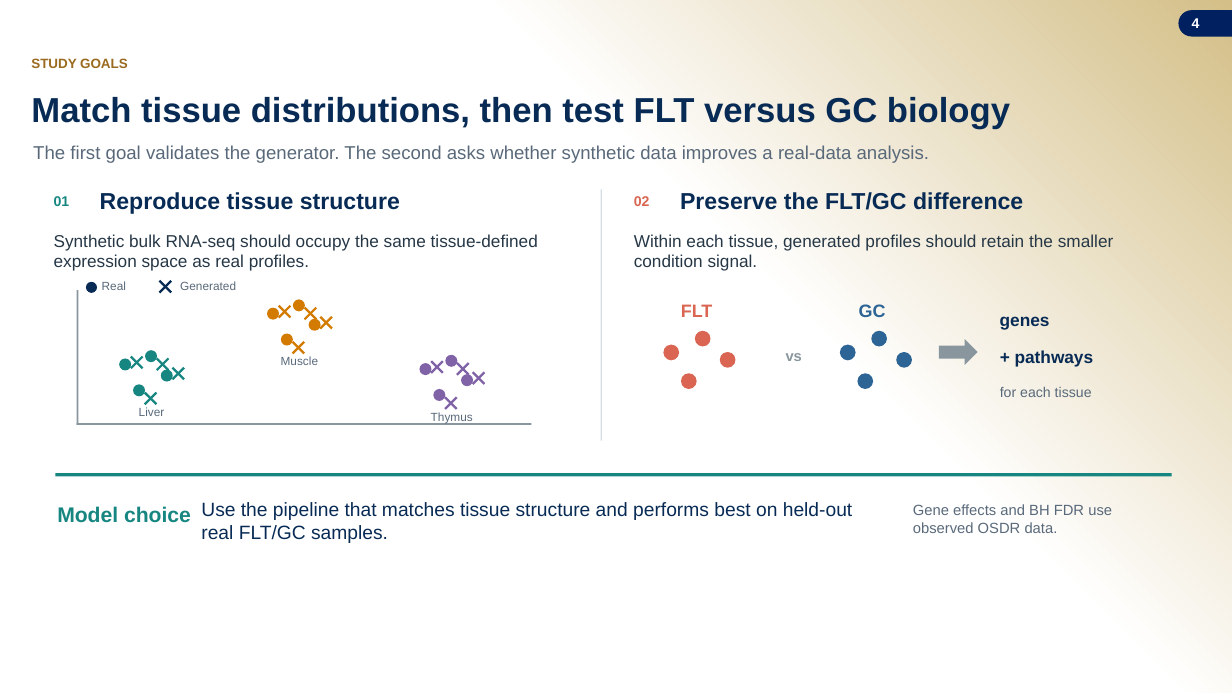
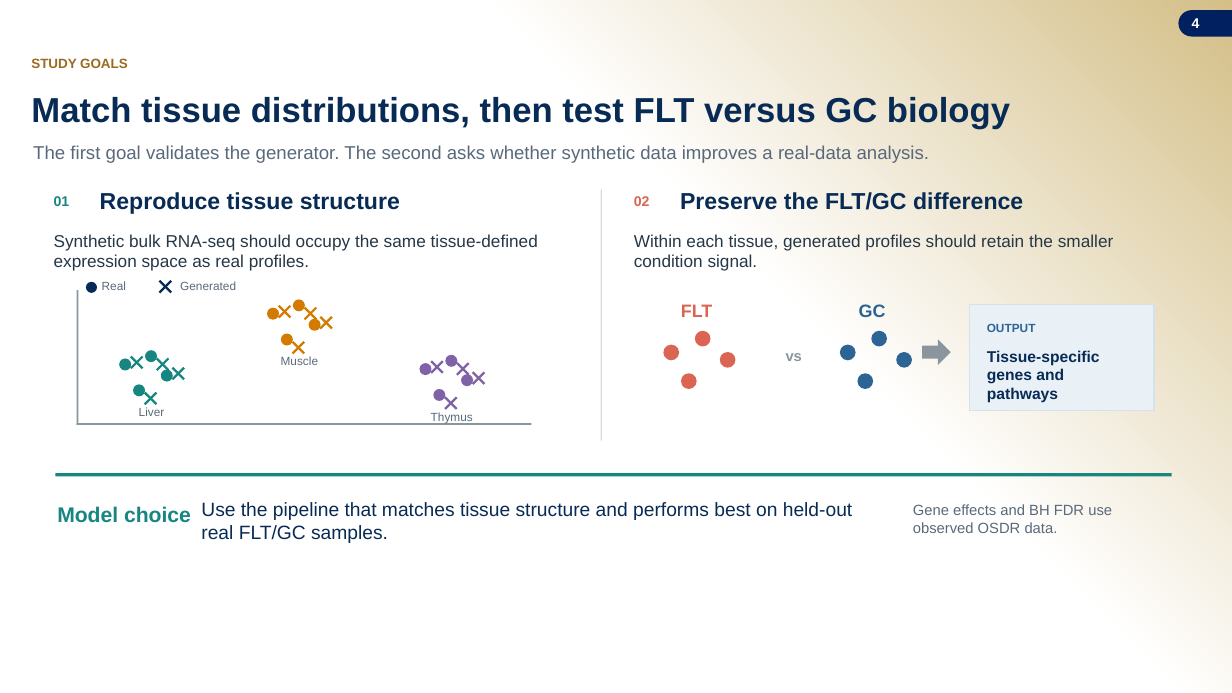
Before and after one commit to jasont314/nasa-mouse, a slide deck: slide 4 of presentation/SLSTP_2026_Generative_Transcriptomics.pptx. Drawn at 1232x693 pixels with LibreOffice and Linux fonts; fonts in the diff are those of the drawing; background and template pictures are left out. Boxes give left, top, right and bottom in pixels: in the first picture for what was removed or moved away, otherwise in the second. Text is boxed around its words. In the diff, an @@ line names an element or a change of style, - is before the commit and + after.

Commit message:
Clean up slide 4 outcome label

```diff
--- a/presentation/SLSTP_2026_Generative_Transcriptomics.pptx
+++ b/presentation/SLSTP_2026_Generative_Transcriptomics.pptx
@@ rectangle added at [970,305,1154,410], fill #E9F1F7, outline #D4E2EC 0.8 pt @@
@@ text at [987,323,1036,332]: text changed; size 13.5 to 9.2 pt; text colour #082B55 to #2D6496 @@
-+ pathways
+OUTPUT
@@ text removed at [1000,316,1050,330] @@
-genes
@@ right arrow: place and size @@
-right arrow at [939,339,978,365]
+right arrow at [922,339,951,365]
@@ text at [987,350,1100,402]: text changed; size 11 to 12.2 pt; text colour #59697A to #082B55; bold on @@
-for each tissue
+Tissue-specific
+genes and pathways
```
Also in this commit, not shown: 2 other files.
